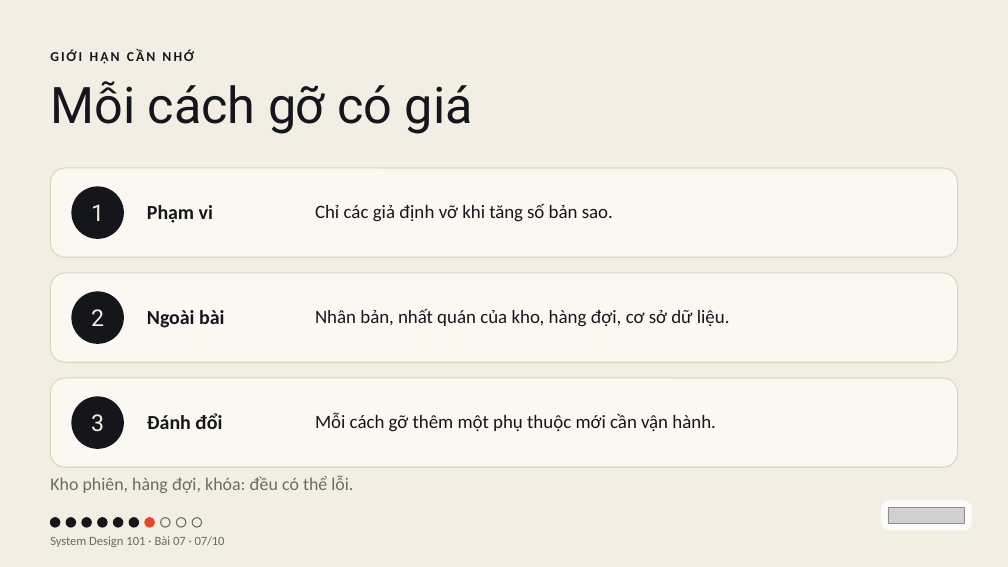
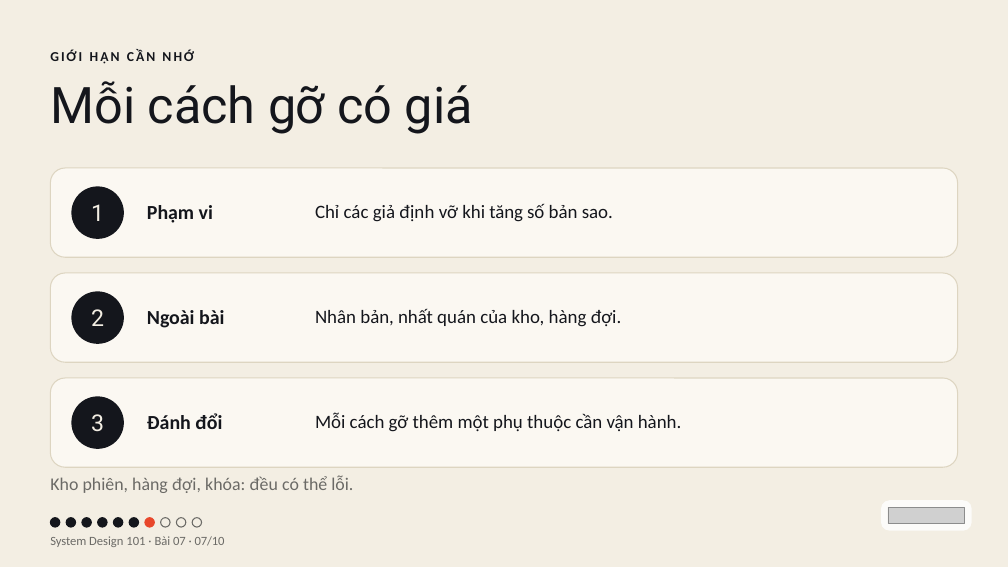
Before and after one commit to vohoailinh90/tool-marketing-studio, a slide deck: slide 7 of system-design-101/vi/lessons/sd-13-007/slides/sd-13-007.pptx. Drawn at 1008x567 pixels with LibreOffice and Linux fonts; fonts in the diff are those of the drawing; grey boxes stand for pictures. Boxes give left, top, right and bottom in pixels: in the first picture for what was removed or moved away, otherwise in the second. Text is boxed around its words. In the diff, an @@ line names an element or a change of style, - is before the commit and + after.

```diff
--- a/system-design-101/vi/lessons/sd-13-007/slides/sd-13-007.pptx
+++ b/system-design-101/vi/lessons/sd-13-007/slides/sd-13-007.pptx
@@ text at <box>315,308,622,327</box>: text changed @@
-Nhân bản, nhất quán của kho, hàng đợi, cơ sở dữ liệu.
+Nhân bản, nhất quán của kho, hàng đợi.
@@ text at <box>315,412,682,432</box>: text changed @@
-Mỗi cách gỡ thêm một phụ thuộc mới cần vận hành.
+Mỗi cách gỡ thêm một phụ thuộc cần vận hành.
```
Also in this commit, not shown: 3 other slides changed, 4 other files.
